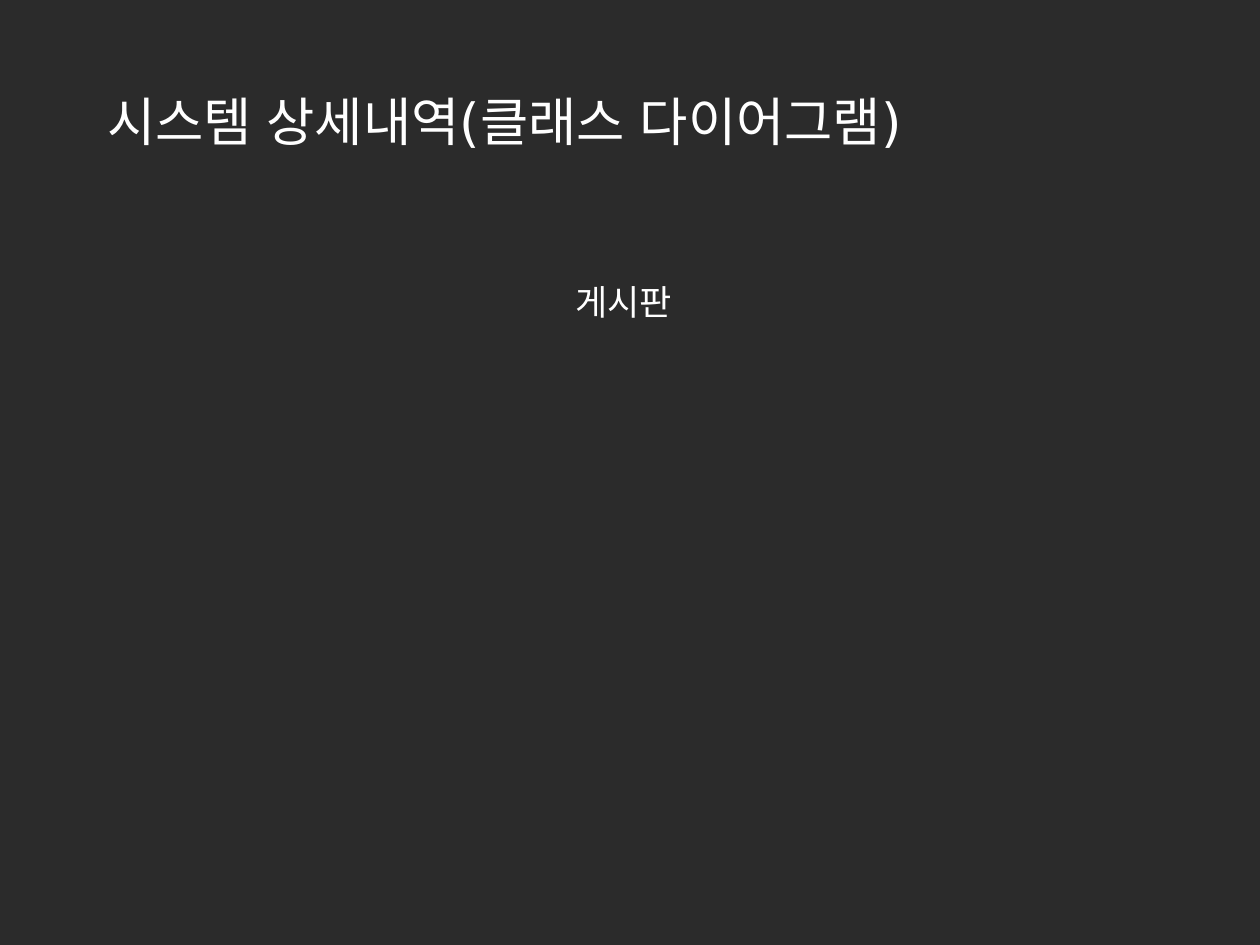
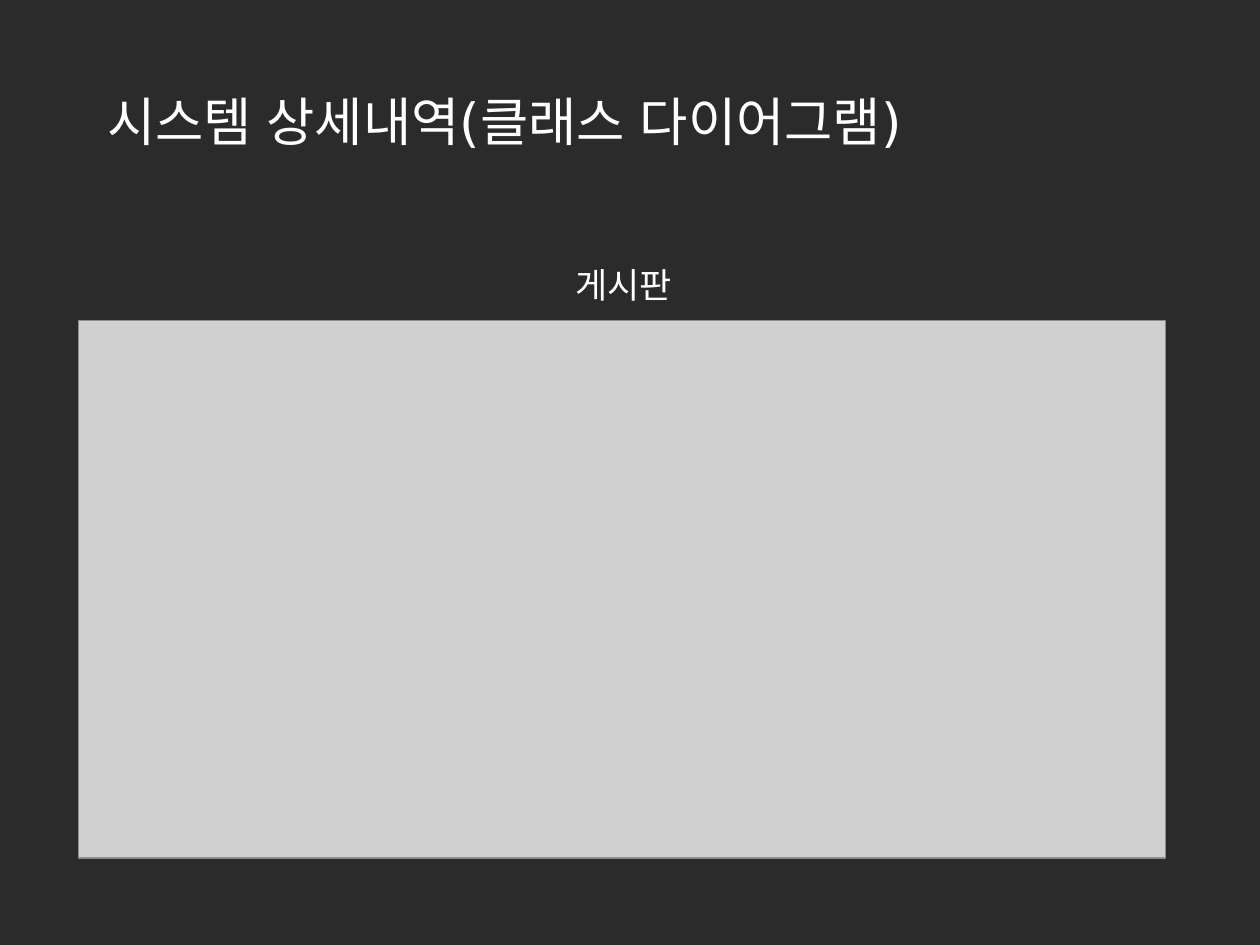
Before and after one commit to korea600/useful, a slide deck: slide 17 of Useful/UML/Presentation/useful_ppt_초안(수정중).pptx (slide 16 before the commit). Drawn at 1260x945 pixels with LibreOffice and Linux fonts; fonts in the diff are those of the drawing; grey boxes stand for pictures; background and template pictures are left out; a plain dark background stands for a picture behind light text. Boxes give left, top, right and bottom in pixels: in the first picture for what was removed or moved away, otherwise in the second. Text is boxed around its words. In the diff, an @@ line names an element or a change of style, - is before the commit and + after.

```diff
--- a/Useful/UML/Presentation/useful_ppt_초안(수정중).pptx
+++ b/Useful/UML/Presentation/useful_ppt_초안(수정중).pptx
@@ text "게시판": place and size @@
-text "게시판" at <box>575,286,672,318</box>
+text "게시판" at <box>575,269,672,301</box>
@@ picture added at <box>78,321,1164,858</box> @@
```
Also in this commit, not shown: 9 other slides changed, 2 slides added.
